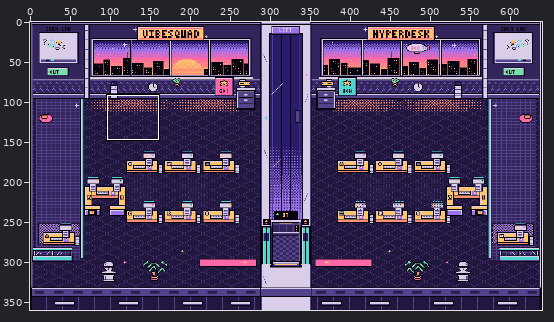
File history of a pixel-art file, art/office/floor.aseprite. Above: a wide view before the commit, with the close-up outlined.
Close-up. Before the commit:
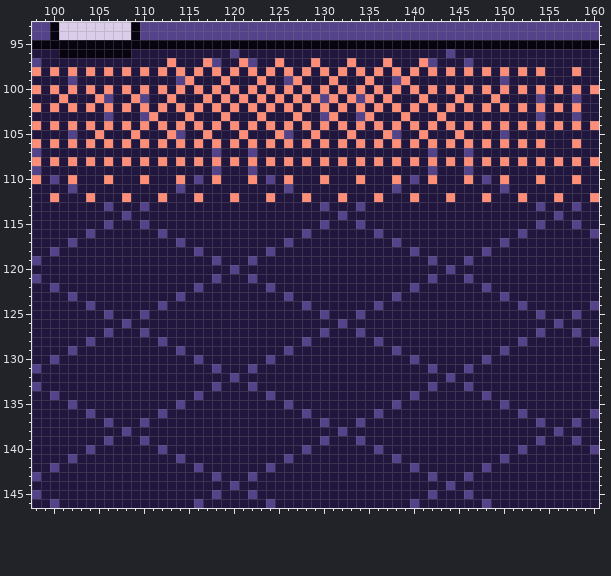
640x360 pixels, 1 frame. Shown: x 98..160, y 93..146. The commit also changed other parts of the picture, which this record leaves out.
After:
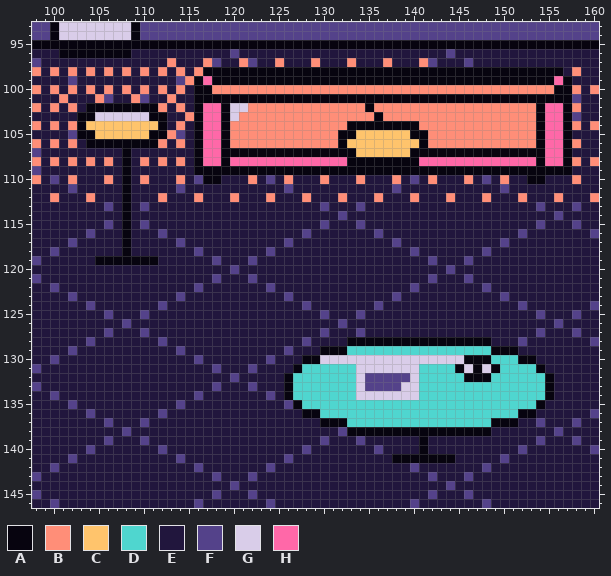
Palette (. is transparent): A #07040f  B #ff8e78  C #ffc46c  D #4fd6cf  E #21163d  F #54428a  G #d9cde9  H #ff68a8
Changes in this commit:
Changed rows in their new state; - is an unchanged pixel.
Layers "light", "furniture":
first column x 103:
 98 --------------AAAAAAAAAAAAAAAAAAAAAAAAAAAAAAAAAAAAAAAA-
 99 -------------AHAAAAAAAAAAAAAAAAAAAAAAAAAAAAAAAAAAAAAAHA
100 -------------AA-B-B-B-B-B-B-B-B-B-B-B-B-B-B-B-B-B-B-BAA
101 -------------AAAAAAAAAAAAAAAAAAAAAAAAAAAAAAAAAAAAAAAAAA
102 -AAAAAAAA----AHHAGG-B-B-B-B-B-B-A-B-B-B-B-B-B-B-B-BAHHA
103 AAGGGGGGAA---AHHAGBB-BBB-BBB-BBB-ABB-BBB-BBBBBBBBBBAHHA
104 ACCCCCCCCA---AHHA-B-B-B-B-B-B-AAAAAAAAB-B-B-B-B-B-BAHHA
105 AACCCCCCAA---AHHAB-BBB-BBB-BBAACCCCCCAABBB-BBBBBBBBAHHA
106 -AAAAAAAA----AHHA-B-B-B-B-B-BACCCCCCCCA-B-B-B-B-B-BAHHA
107 -----A-------AHHAAAAAAAAAAAAAAACCCCCCAAAAAAAAAAAAAAAHHA
108 -----A-------AHHAHHHHHHHHHHHHHAAAAAAAAHHHHHHHHHHHHHAHHA
109 -----A-------AAAAAAAAAAAAAAAAAAAAAAAAAAAAAAAAAAAAAAAAAA
110 -----A--------AA----------------------------------AA---
111 -----A-------------------------------------------------
112 -----A-------------------------------------------------
113 -----A-------------------------------------------------
114 -----A-------------------------------------------------
115 -----A-------------------------------------------------
116 -----A-------------------------------------------------
117 -----A-------------------------------------------------
118 -----A-------------------------------------------------
119 --AAAAAAA----------------------------------------------
first column x 126:
128 -------AAAAAAAAAAAAAAAA-------
129 ----AAADDDDDDDDDDDDDDDDAAA----
130 --AAGGGGGGGGGGGGGGGGAAADDDAA--
131 -ADDDDDDGGGGGGGDDDDAGAGADDDDA-
132 ADDDDDDDGFFFFFGDDDDDAAADDDDDDA
133 ADDDDDDDGFFFFGGDDDDDDDDDDDDDDA
134 ADDDDDDDGGGGGGGDDDDDDDDDDDDDDA
135 -ADDDDDDDDDDDDDDDDDDDDDDDDDDA-
136 --AADDDDDDDDDDDDDDDDDDDDDDAA--
137 ----AAADDDDDDDDDDDDDDDDAAA----
138 -------AAAAAAAAAAAAAAAA-------
139 ---------------A--------------
140 ---------------A--------------
141 ------------AAAAAAA-----------
Pixel boxes of the changes (left, top, right, bottom) in both close-ups:
changed: (194, 67, 572, 184)
changed: (77, 103, 167, 265)
changed: (284, 337, 554, 463)
